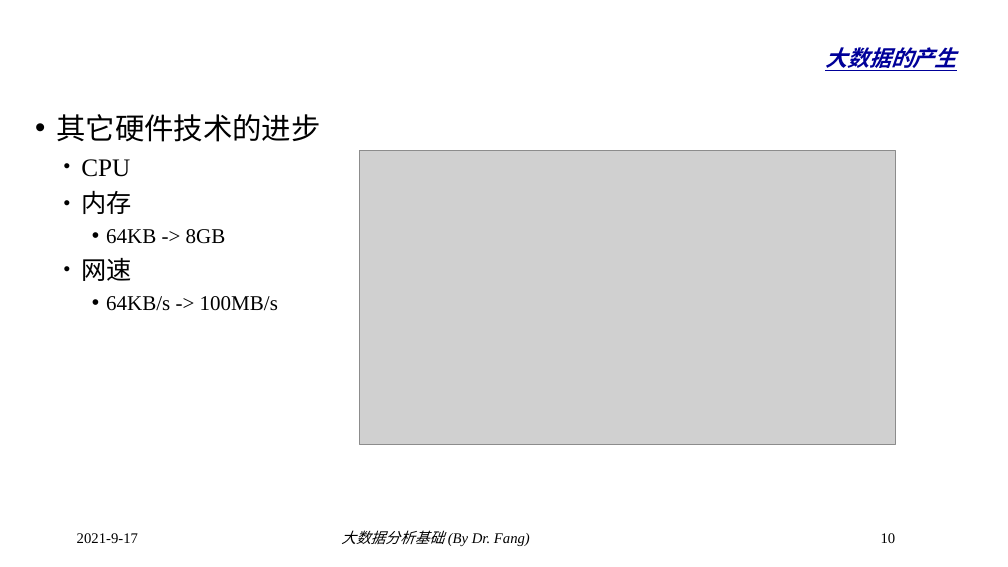
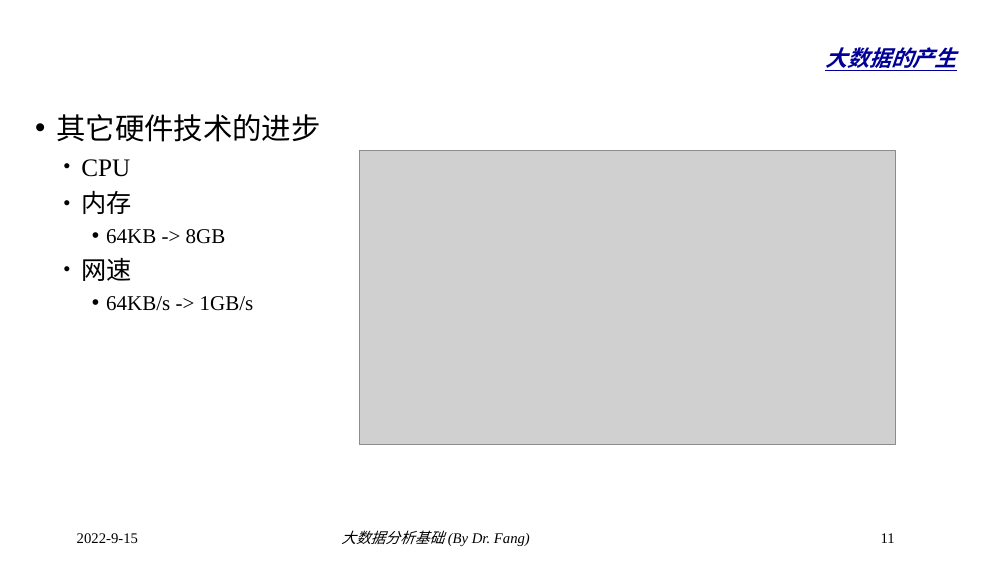
Before and after one commit to dr-fang/BDA, a slide deck: slide 11 of slides/1_Introduction.pptx (slide 10 before the commit). Drawn at 1008x567 pixels with LibreOffice and Linux fonts; fonts in the diff are those of the drawing; grey boxes stand for pictures; background and template pictures are left out. Boxes give left, top, right and bottom in pixels: in the first picture for what was removed or moved away, otherwise in the second. Text is boxed around its words. In the diff, an @@ line names an element or a change of style, - is before the commit and + after.

```diff
--- a/slides/1_Introduction.pptx
+++ b/slides/1_Introduction.pptx
@@ text at [106, 296, 254, 311]: text changed @@
-    • 64KB/s -> 100MB/s
+    • 64KB/s -> 1GB/s
@@ text at [77, 533, 138, 543]: text changed @@
-2021-9-17
+2022-9-15
@@ page number at [881, 533, 895, 543]: text changed @@
-10
+11
```
Also in this commit, not shown: 22 other slides changed, 2 slides added.
